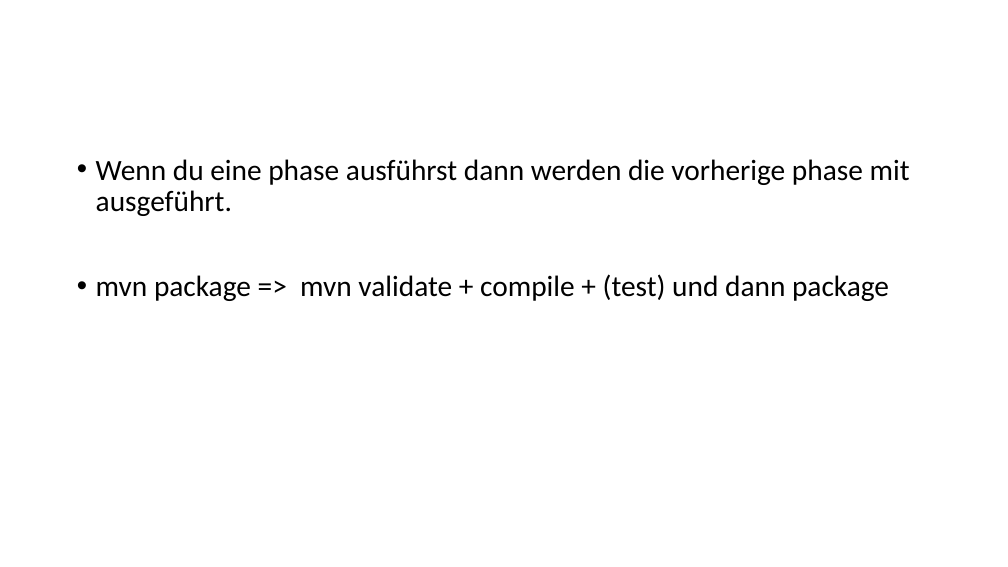
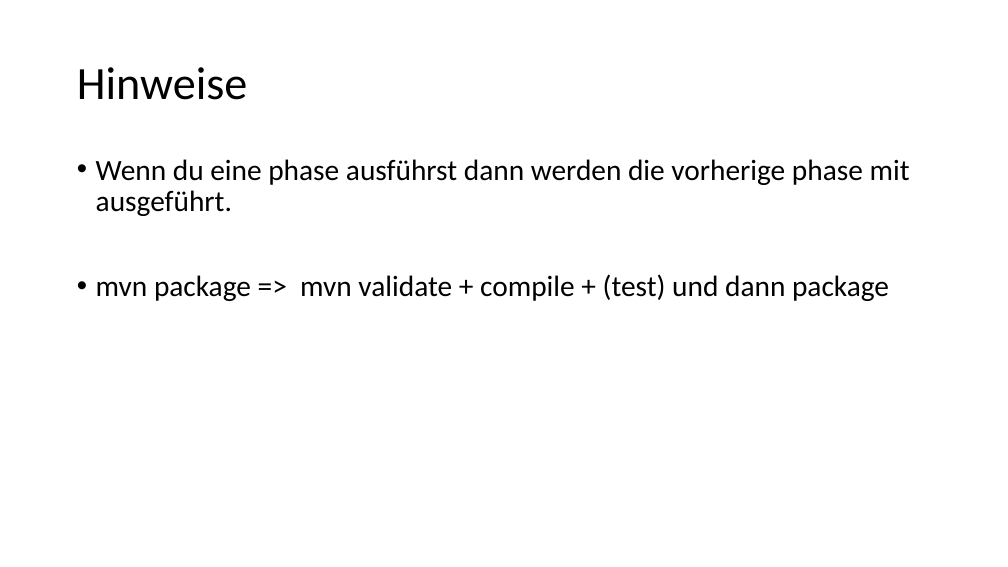
Before and after one commit to cedrica/schulung, a slide deck: slide 13 of MAVEN.pptx (slide 8 before the commit). Drawn at 1008x567 pixels with LibreOffice and Linux fonts; fonts in the diff are those of the drawing. Boxes give left, top, right and bottom in pixels: in the first picture for what was removed or moved away, otherwise in the second. Text is boxed around its words. In the diff, an @@ line names an element or a change of style, - is before the commit and + after.

```diff
--- a/MAVEN.pptx
+++ b/MAVEN.pptx
@@ title added at (77, 67, 248, 100), 44 pt, text #000000 @@
+Hinweise
```
Also in this commit, not shown: 2 other slides changed, 5 slides added, 4 slides removed, 16 other files.
